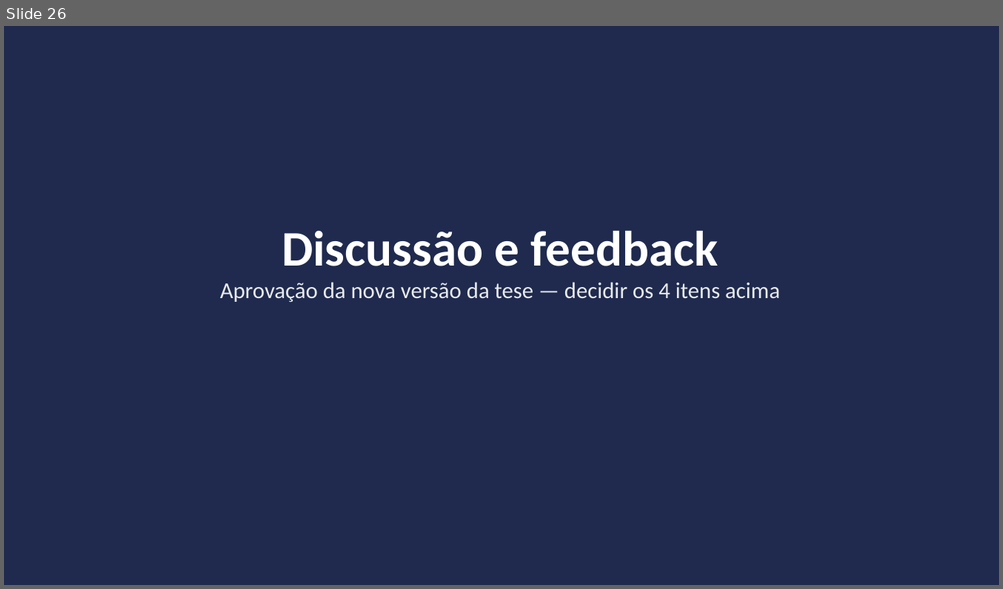
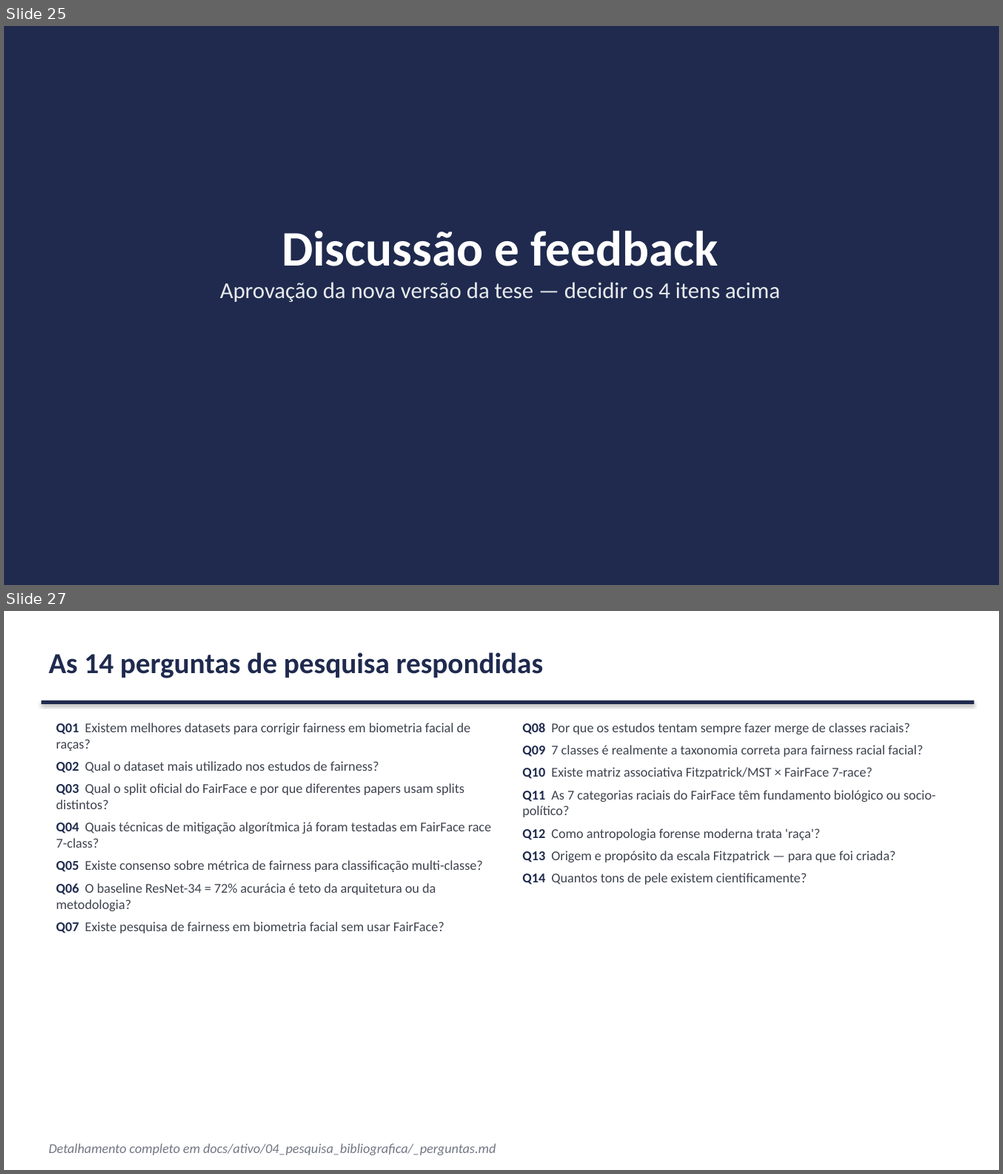
Before and after one commit to marcellozzetti/Facial-Recognition-Models-Mitigating-Bias, a slide deck: docs/ativo/material_reuniao_orientador_v3.2.1.pptx. Shown one above the other, each under a label of ours: slide 26 before the commit, slides 25 and 27 after it; the slides between them are not shown. The pictures are 1003x589 and 1003x1174 pixels, drawn with LibreOffice and Linux fonts; fonts in the diff are those of the drawing. Boxes give left, top, right and bottom in pixels: in the first picture for what was removed or moved away, otherwise in the second. Text is boxed around its words. In the diff, an @@ line names an element or a change of style, - is before the commit and + after.

```diff
--- a/docs/ativo/material_reuniao_orientador_v3.2.1.pptx
+++ b/docs/ativo/material_reuniao_orientador_v3.2.1.pptx
@@ slide 27 added at <box>4,611,999,1170</box>, background #FFFFFF @@
@@ text added at <box>48,652,543,678</box>, 28 pt, text #1F2A4E, bold @@
+As 14 perguntas de pesquisa respondidas
@@ rectangle added at <box>41,701,974,704</box>, fill #1F2A4E @@
@@ text added at <box>56,723,491,934</box>, 13 pt, text #3D424E @@
+Q01 Existem melhores datasets para corrigir fairness em biometria facial de raças?
+Q02 Qual o dataset mais utilizado nos estudos de fairness?
+Q03 Qual o split oficial do FairFace e por que diferentes papers usam splits distintos?
+Q04 Quais técnicas de mitigação algorítmica já foram testadas em FairFace race 7-class?
+Q05 Existe consenso sobre métrica de fairness para classificação multi-classe?
+Q06 O baseline ResNet-34 = 72% acurácia é teto da arquitetura ou da metodologia?
+Q07 Existe pesquisa de fairness em biometria facial sem usar FairFace?
@@ text added at <box>522,723,936,885</box>, 13 pt, text #3D424E @@
+Q08 Por que os estudos tentam sempre fazer merge de classes raciais?
+Q09 7 classes é realmente a taxonomia correta para fairness racial facial?
+Q10 Existe matriz associativa Fitzpatrick/MST × FairFace 7-race?
+Q11 As 7 categorias raciais do FairFace têm fundamento biológico ou socio-político?
+Q12 Como antropologia forense moderna trata 'raça'?
+Q13 Origem e propósito da escala Fitzpatrick — para que foi criada?
+Q14 Quantos tons de pele existem cientificamente?
@@ text added at <box>48,1144,495,1156</box>, 13 pt, text #707682, italic @@
+Detalhamento completo em docs/ativo/04_pesquisa_bibliografica/_perguntas.md
@@ what was slide 26 is now slide 25 @@
```
Also in this commit, not shown: 5 slides changed, 7 other slides added, 1 slide removed, 1 other file.
